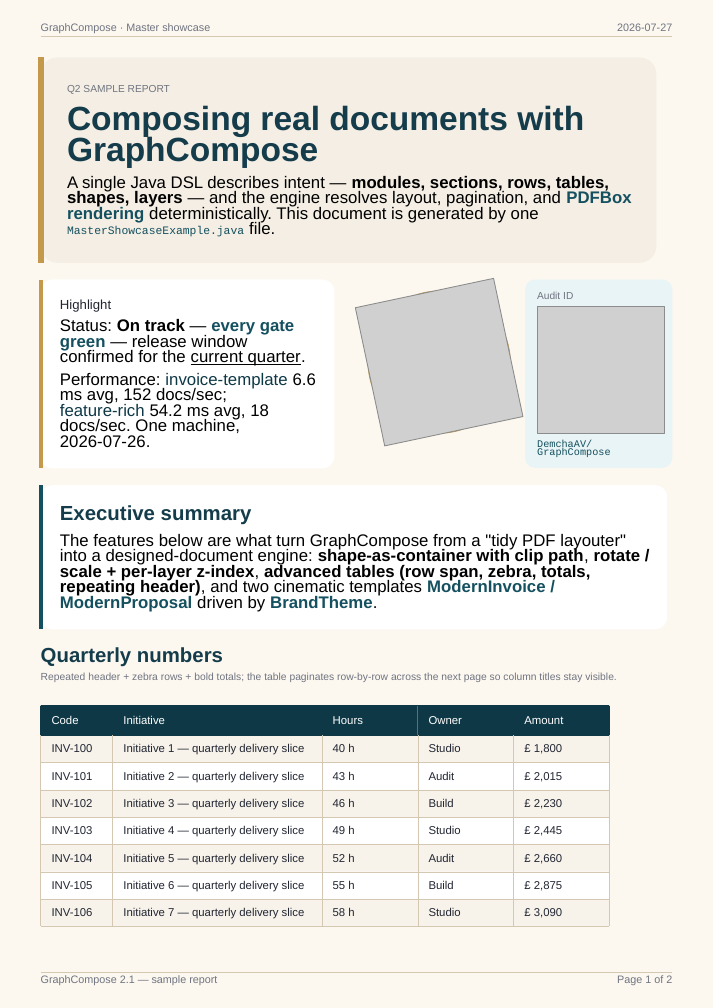
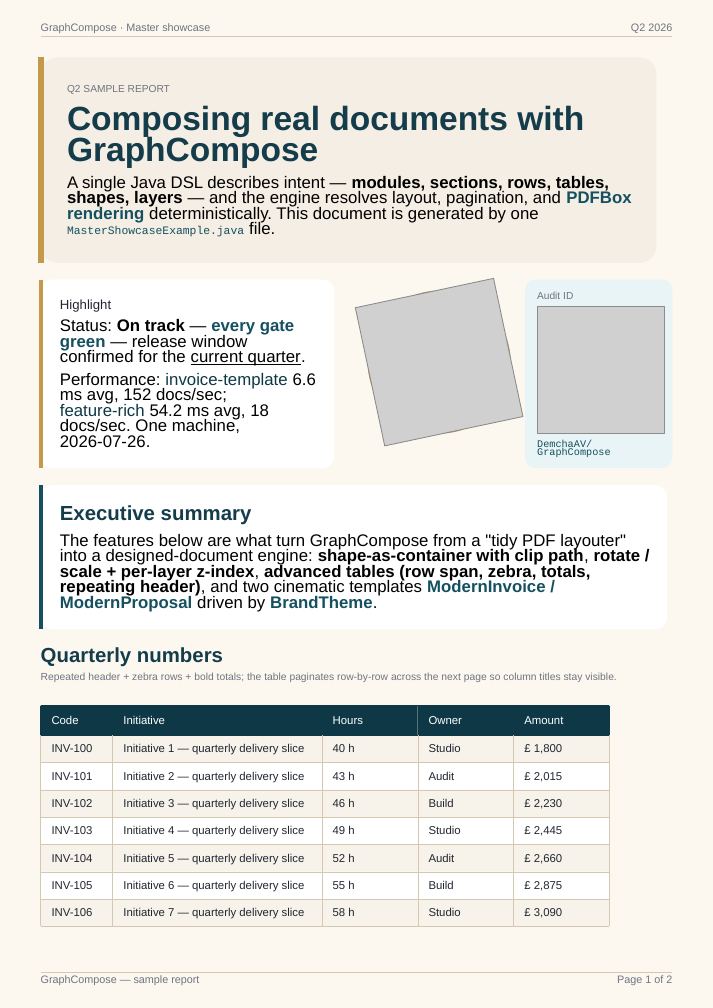
Before and after one commit to DemchaAV/GraphCompose, a slide deck: slide 1 of assets/readme/examples/master-showcase.pptx. Drawn at 713x1008 pixels with LibreOffice and Linux fonts; fonts in the diff are those of the drawing; grey boxes stand for pictures. Boxes give left, top, right and bottom in pixels: in the first picture for what was removed or moved away, otherwise in the second. Text is boxed around its words. In the diff, an @@ line names an element or a change of style, - is before the commit and + after.

```diff
--- a/assets/readme/examples/master-showcase.pptx
+++ b/assets/readme/examples/master-showcase.pptx
@@ text at (631,23,672,33): text changed @@
-2026-07-27
+Q2 2026
@@ text at (41,975,199,985): text changed @@
-GraphCompose 2.1 — sample report
+GraphCompose — sample report
```
Also in this commit, not shown: 1 other slide changed, 14 other files.
